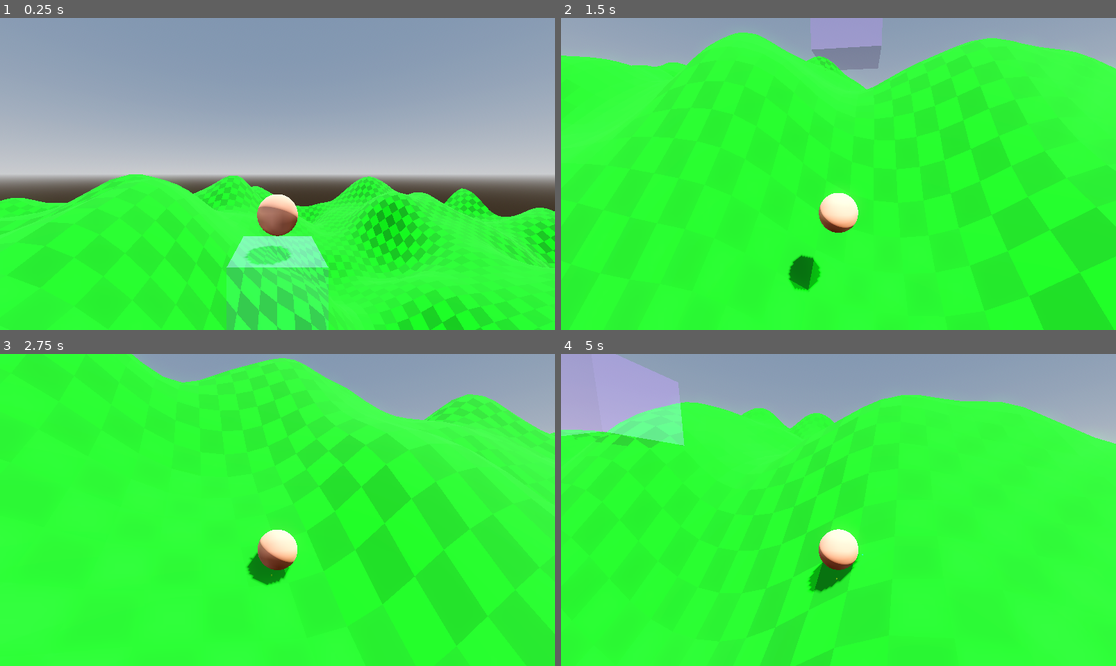
Above: before the commit, frames 1-4 (two rows, left to right).
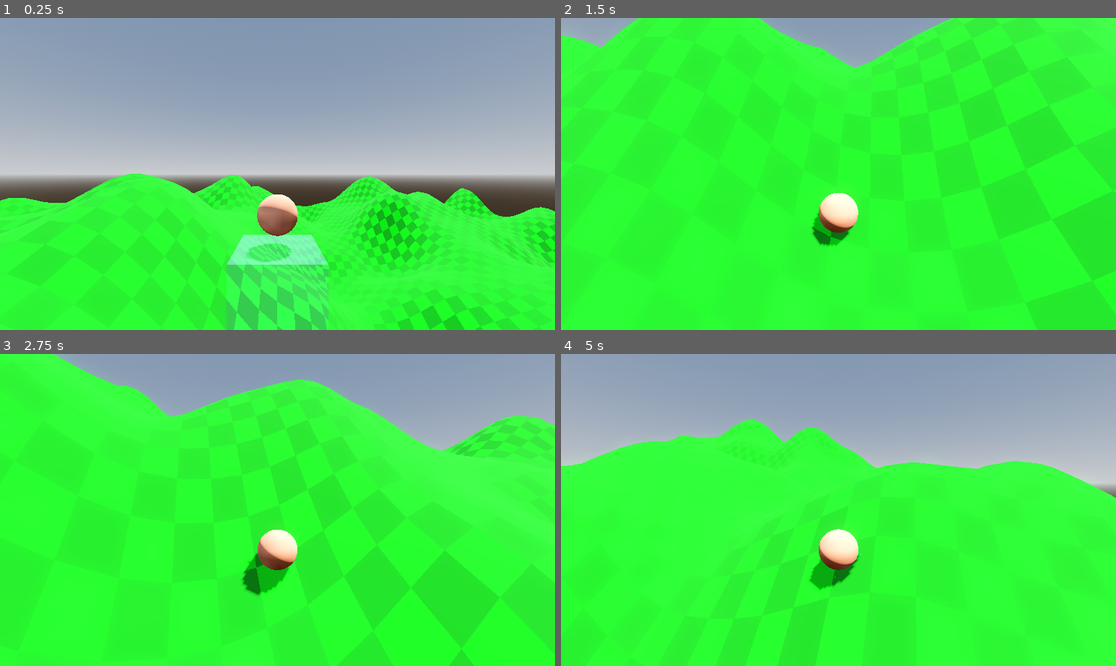
Above: after the commit, the same moments.

Repository: westonkelliher/GetHeavy
Game: Godot game, scene res://world.tscn
The game is run twice, just before and just after one commit, with the same random seed, the same clock (stepped at 60 frames per second) and the same inputs.
Inputs (mouse positions are in pixels of both pictures, inside the frame that each line leads up to):
- Up to frame 1 (0.25 s): no input
- Up to frame 2 (1.5 s): move the mouse to (960, 158) at 0.52 s; hold D (move_right) 0.53-1.28 s; tap Space (heavy) at 0.6, 1.35 s; click (960, 158) at 0.67 s; move the mouse to (810, 174) at 1.27 s; hold W (move_forward) from 1.28 s (still down)
- Up to frame 3 (2.75 s): keep holding W (move_forward); move the mouse to (288, 503) at 2.02 s; tap Space (heavy) at 2.1 s
- Up to frame 4 (5 s): keep holding W (move_forward); move the mouse to (832, 516) at 2.77 s; tap Space (heavy) at 2.85, 3.6, 4.35 s; click (832, 516) at 2.92 s; move the mouse to (877, 513) at 3.52 s; move the mouse to (794, 506) at 4.27 s

The runs differ from the first frame. In frame 1, 1.3% of the frame differs, in the area x 0-100%, y 49-100%; in frame 2, 12%; in frame 3, 11%; in frame 4, 16%, in the area x 0-100%, y 0-100%.

Commit message:
fix snapping

Diff:
--- a/player.gd
+++ b/player.gd
@@ -3,7 +3,7 @@
 
 
 const HIGH_GRAV := 20.0
-const LOW_GRAV := 5.0
+const LOW_GRAV := 6.5
 
 const HIGH_FRIC := 0.005
 const LOW_FRIC := 0.1
@@ -129,6 +129,7 @@
 	if not c_info.is_colliding:
 		position += velocity*delta
 		# check if we're grounded
+		$SnapCast.position = Vector3.ZERO
 		$SnapCast.target_position = Vector3.UP*0.1
 		$SnapCast.target_position = -$SnapCast.position*1.1
 		$SnapCast.force_shapecast_update()
@@ -175,12 +176,12 @@
 func phys_snap_to_surface(last_normal: Vector3) -> void:
 	# TODO: in tight spots, we could back up the starting point until the point
 	#       where we don't start with a collision
-	$SnapCast.position = last_normal * DOUBLE_CALC_COLLISION_DISTANCE*4.0
-	$SnapCast.target_position = -$SnapCast.position
+	$SnapCast.position = last_normal * DOUBLE_CALC_COLLISION_DISTANCE*2.0
+	$SnapCast.target_position = -last_normal * DOUBLE_CALC_COLLISION_DISTANCE*2.0
 	$SnapCast.force_shapecast_update()
 	if $SnapCast.is_colliding():
 		var c_fraction: float = $SnapCast.get_closest_collision_safe_fraction()
-		position = $SnapCast.global_position  + $SnapCast.target_position*c_fraction
+		global_position = $SnapCast.global_position  + $SnapCast.target_position*c_fraction
 
 
 func phys_sloping(delta: float) -> void:
